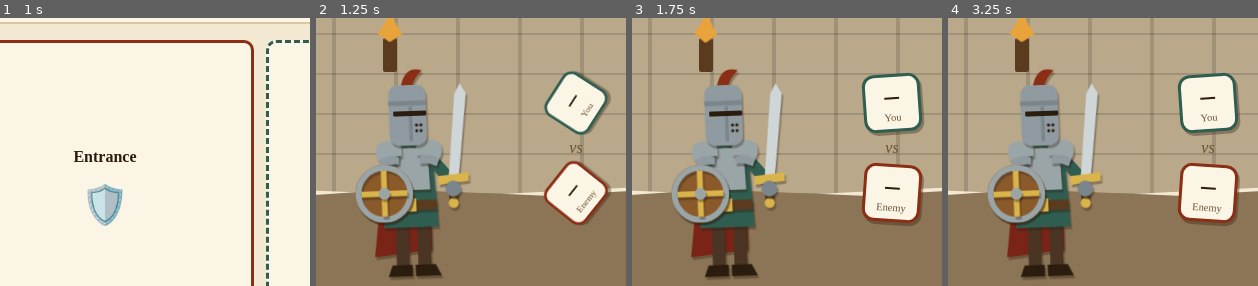
Above: before the commit, frames 1-4 (left to right).
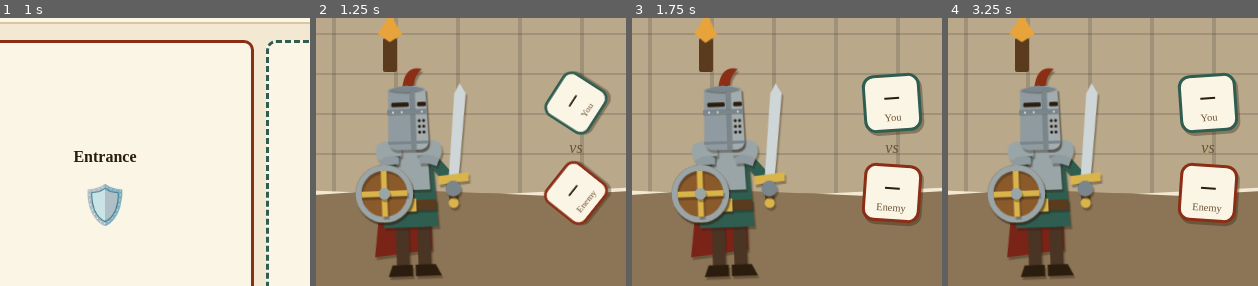
Above: after the commit, the same moments.

Repository: Wut-Lab/Dungeon-10
Game: browser game, page index.html
Same seed, same stepped clock (60 frames per second), same inputs: the game is played once before the commit and once after it.
Inputs:
- Up to frame 1 (1 s): click "Tap to begin your quest" at 0.27 s
- Up to frame 2 (1.25 s): hold Right from 1.03 s (still down)
- Up to frame 3 (1.75 s): release Right at 1.53 s; hold Right from 1.58 s (still down)
- Up to frame 4 (3.25 s): release Right at 2.25 s; hold Right 2.3-2.8 s; hold Right from 2.85 s (still down)
The pictures show only the part of the screen within x 8-58%, y 25-75%; the shares and areas given below are measured in that part.

Frame 1 is identical in both runs. In frame 2, 1.2% of the frame differs, in the area x 22-38%, y 18-51%; in frame 3, 1.2%; in frame 4, 1.2%.

Commit message:
Knight: proper great helm
Flat-topped cylinder with a cross-shaped reinforcement, eye slits above
the riveted brow band, breathing holes on the faceplate, a lit front
plane for depth and a rim at the base. Plume kept.

Co-Authored-By: Claude Opus 5.5 <noreply@anthropic.com>
Claude-Session: https://claude.ai/code/session_013BExePevm9JAB9t41chAoh

Diff:
--- a/art.js
+++ b/art.js
@@ -22,13 +22,19 @@
   <path d="M51 73 Q44 70 37 75 L39 80 Q45 77 51 78 Z" fill="#8f9ba0"/>
   <path d="M63 66 Q70 58 80 64 Q83 72 77 77 Q70 72 63 72 Z" fill="#9aa5a8"/>
   <path d="M65 73 Q72 70 79 75 L77 80 Q71 77 65 78 Z" fill="#8f9ba0"/>
-  <path d="M54 24 Q57 9 69 13 Q63 18 62 24 Z" fill="#8b2e16"/>
-  <path d="M45 31 Q45 23 52 23 H64 Q71 23 71 31 V58 Q71 64 65 65 H51 Q45 64 45 58 Z" fill="#8f9ba0"/>
-  <rect class="d" x="45" y="34" width="26" height="3" fill="#7a868b"/>
-  <path class="d" d="M60 38 V62" stroke="#7a868b" stroke-width="2"/>
-  <rect class="d" x="48" y="41" width="23" height="3.5" rx="1" fill="#2b1d0e"/>
-  <circle class="d" cx="64" cy="51" r="1" fill="#2b1d0e"/><circle class="d" cx="67" cy="51" r="1" fill="#2b1d0e"/>
-  <circle class="d" cx="64" cy="55" r="1" fill="#2b1d0e"/><circle class="d" cx="67" cy="55" r="1" fill="#2b1d0e"/>
+  <path d="M55 25 Q57 9 69 12 Q63 17 63 25 Z" fill="#8b2e16"/>
+  <path d="M45 26 Q58 21 71 26 L72 62 Q72 67 67 68 H49 Q44 67 44 62 Z" fill="#8f9ba0"/>
+  <path d="M62 23.5 Q68 24 71 26 L72 62 Q72 67 67 68 H62 Z" fill="#a3adb0"/>
+  <path class="m" d="M45 26 Q58 21 71 26 Q58 30 45 26 Z" fill="#7a868b"/>
+  <rect class="d" x="60" y="27" width="3.5" height="41" fill="#7a868b"/>
+  <rect class="d" x="44" y="40" width="28" height="3.5" fill="#7a868b"/>
+  <rect class="d" x="47" y="35" width="12" height="3" rx="1" fill="#2b1d0e"/>
+  <rect class="d" x="65" y="35" width="6" height="3" rx="1" fill="#2b1d0e"/>
+  <circle class="d" cx="48" cy="41.75" r=".8" fill="#cfd6d8"/><circle class="d" cx="54" cy="41.75" r=".8" fill="#cfd6d8"/><circle class="d" cx="68" cy="41.75" r=".8" fill="#cfd6d8"/>
+  <circle class="d" cx="66" cy="48" r="1" fill="#2b1d0e"/><circle class="d" cx="69" cy="48" r="1" fill="#2b1d0e"/>
+  <circle class="d" cx="66" cy="52" r="1" fill="#2b1d0e"/><circle class="d" cx="69" cy="52" r="1" fill="#2b1d0e"/>
+  <circle class="d" cx="66" cy="56" r="1" fill="#2b1d0e"/><circle class="d" cx="69" cy="56" r="1" fill="#2b1d0e"/>
+  <path class="d" d="M44 63 H72" stroke="#7a868b" stroke-width="2"/>
   <circle cx="40" cy="98" r="20" fill="#8a5a2b"/>
   <circle cx="40" cy="98" r="18" fill="none" stroke="#9aa5a8" stroke-width="4"/>
   <path d="M40 82 V114 M24 98 H56" stroke="#d9b44a" stroke-width="4"/>
